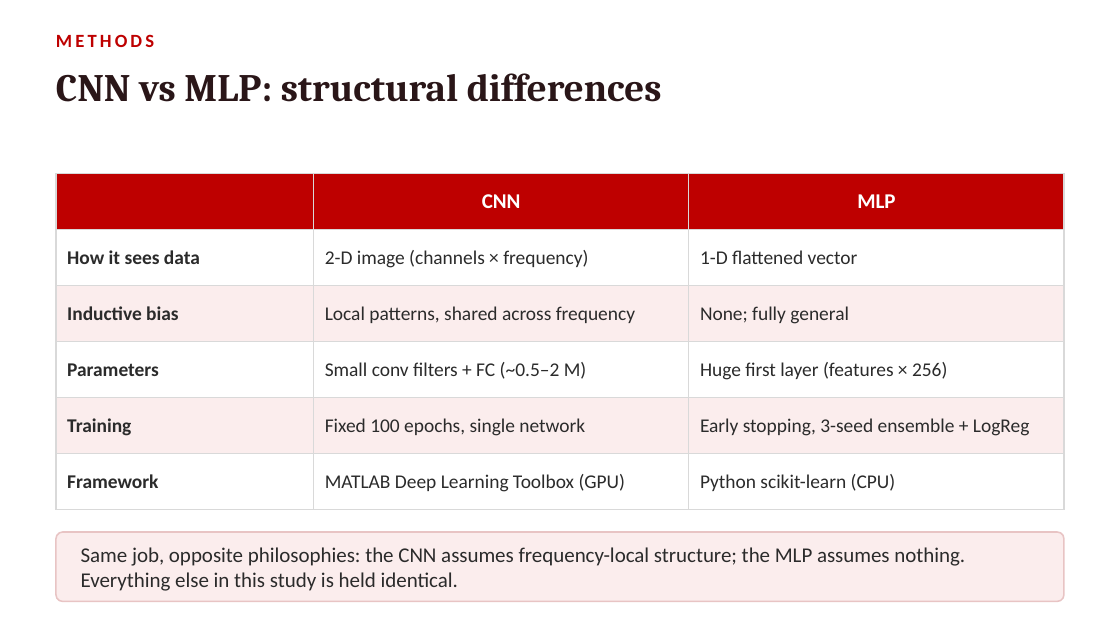
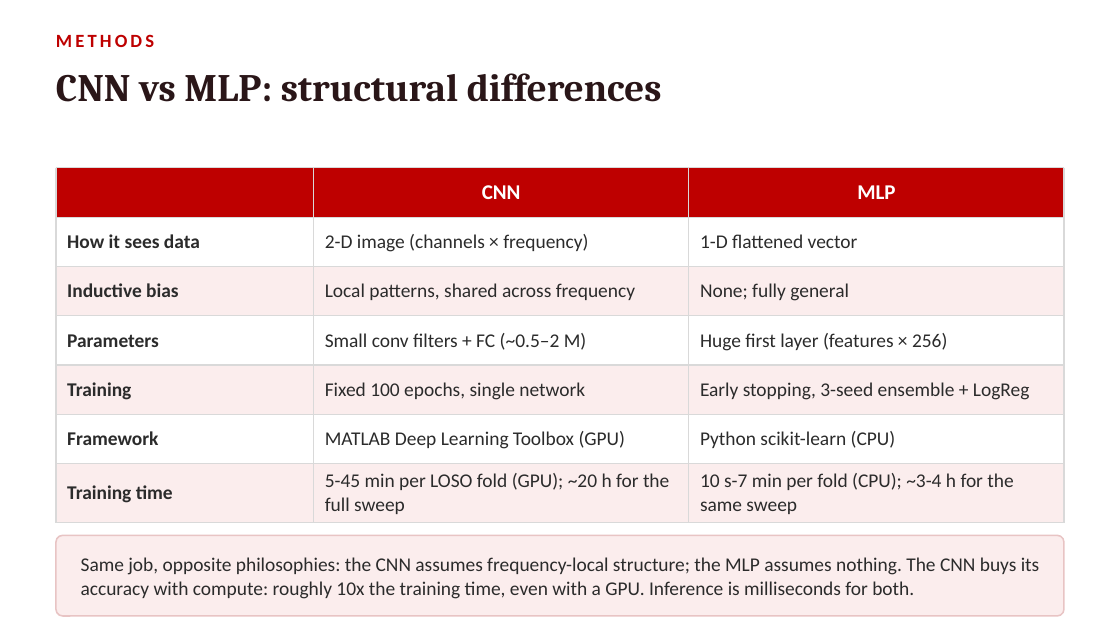
Before and after one commit to pmart1534/microwave-phantom-localization-cnn-mlp, a slide deck: slide 9 of presentation/CNN_vs_MLP_Comparison.pptx. Drawn at 1120x630 pixels with LibreOffice and Linux fonts; fonts in the diff are those of the drawing. Boxes give left, top, right and bottom in pixels: in the first picture for what was removed or moved away, otherwise in the second. Text is boxed around its words. In the diff, an @@ line names an element or a change of style, - is before the commit and + after.

```diff
--- a/presentation/CNN_vs_MLP_Comparison.pptx
+++ b/presentation/CNN_vs_MLP_Comparison.pptx
@@ table at (x1=56, y1=168, x2=1064, y2=518) @@
+row 7: Training time | 5-45 min per LOSO fold (GPU); ~20 h for the full sweep | 10 s-7 min per fold (CPU); ~3-4 h for the same sweep
@@ table resized from (x1=56, y1=174, x2=1064, y2=496) to (x1=56, y1=168, x2=1064, y2=518) @@
@@ rounded rectangle resized from (x1=56, y1=532, x2=1064, y2=601) to (x1=56, y1=535, x2=1064, y2=616) @@
@@ rounded rectangle at (x1=56, y1=535, x2=1064, y2=616): proportions changed @@
@@ text at (x1=81, y1=557, x2=1040, y2=599): text changed; size 13.5 to 12.5 pt @@
-Same job, opposite philosophies: the CNN assumes frequency-local structure; the MLP assumes nothing. Everything else in this study is held identical.
+Same job, opposite philosophies: the CNN assumes frequency-local structure; the MLP assumes nothing. The CNN buys its accuracy with compute: roughly 10x the training time, even with a GPU. Inference is milliseconds for both.
```
Also in this commit, not shown: 3 other slides changed, 19 other files.
